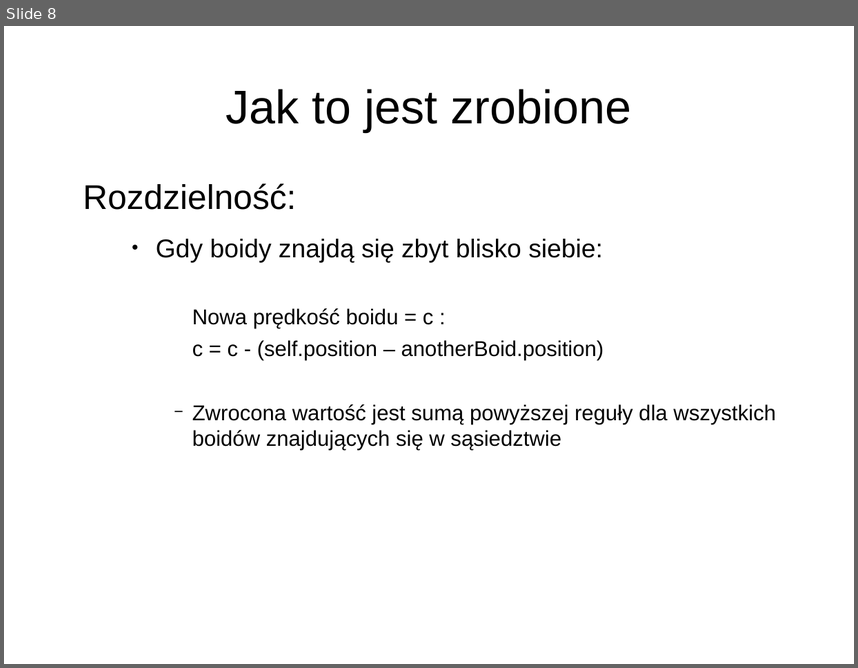
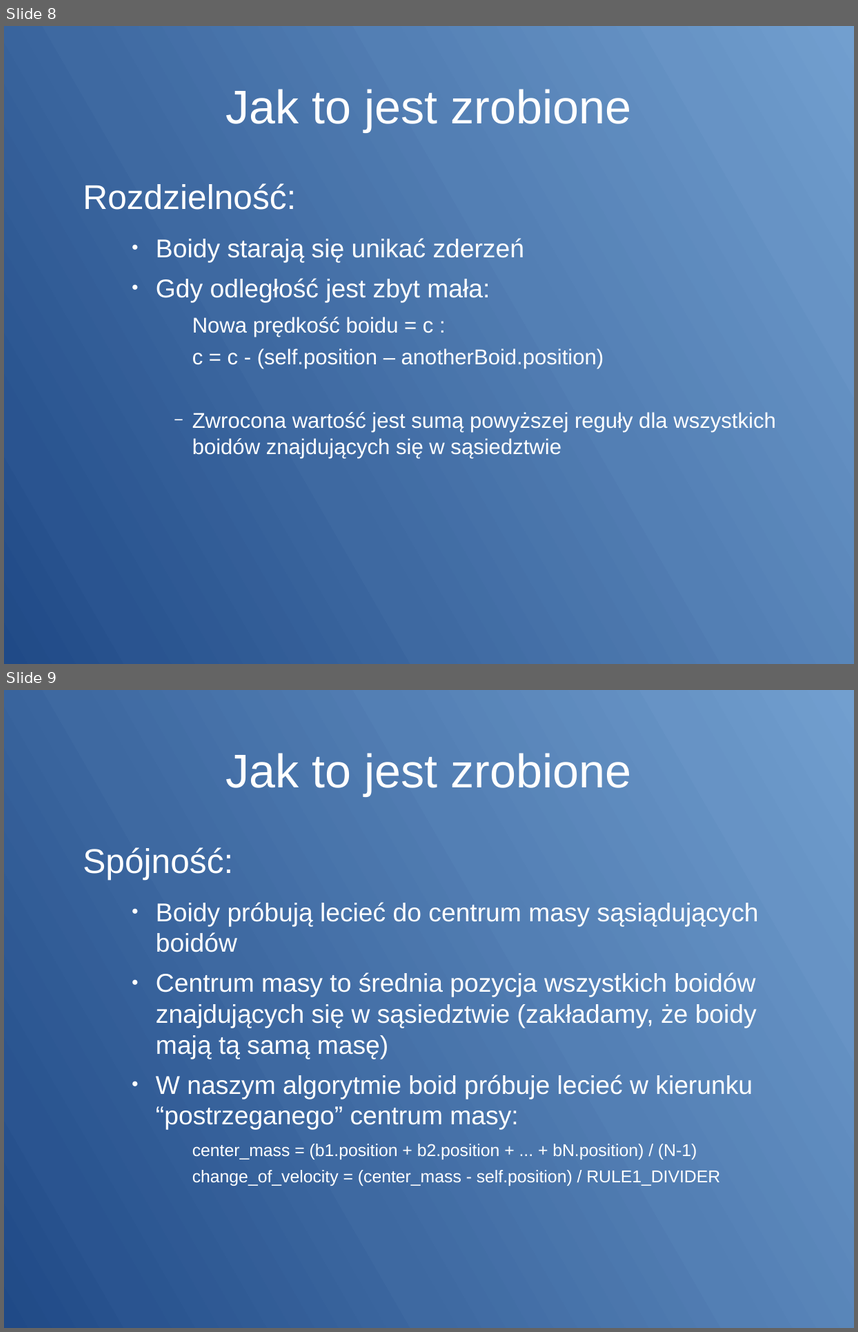
Before and after one commit to janwojcik5/HerdSimulation, a slide deck: Prezentacja.odp. Shown one above the other, each under a label of ours: slide 8 before the commit, slides 8 and 9 after it. The pictures are 858x668 and 858x1332 pixels, drawn with LibreOffice and Linux fonts; fonts in the diff are those of the drawing. Boxes give left, top, right and bottom in pixels: in the first picture for what was removed or moved away, otherwise in the second. Text is boxed around its words. In the diff, an @@ line names an element or a change of style, - is before the commit and + after.

```diff
--- a/Prezentacja.odp
+++ b/Prezentacja.odp
@@ slide 9 added at [4,690,854,1328], background gradient #729FCF to #709DCE to #6F9CCC to #6D9ACB to #6B98C9 to #6A97C8 @@
@@ title added at [225,753,631,796], 44 pt, text #FFFFFF @@
+Jak to jest zrobione
@@ text added at [83,847,759,1185], 24 pt, text #FFFFFF @@
+Spójność:
+    ● Boidy próbują lecieć do centrum masy sąsiądujących boidów
+    ● Centrum masy to średnia pozycja wszystkich boidów znajdujących się w sąsiedztwie (zakładamy, że boidy mają tą samą masę)
+    ● W naszym algorytmie boid próbuje lecieć w kierunku “postrzeganego” centrum masy:
+      center_mass = (b1.position + b2.position + ... + bN.position) / (N-1)
+      change_of_velocity = (center_mass - self.position) / RULE1_DIVIDER
@@ slide 8 changed as well @@
@@ background #FFFFFF to gradient #729FCF to #709DCE to #6F9CCC to #6D9ACB to #6B98C9 to #6A97C8 @@
@@ title "Jak to jest zrobione" at [225,89,631,132]: text colour #000000 to #FFFFFF @@
@@ text at [83,183,776,458]: text colour #000000 to #FFFFFF in "Rozdzielność:", "Nowa prędkość boidu = c :", "c = c - (self.position – anotherBoid.position)", "Zwrocona wartość jest sumą powyższej reguły dla ..."; bullet colour #000000 to #FFFFFF @@
@@ text at [156,238,525,302]: text changed; text colour #000000 to #FFFFFF @@
-    ● Gdy boidy znajdą się zbyt blisko siebie:
+    ● Boidy starają się unikać zderzeń
+    ● Gdy odległość jest zbyt mała:
```
Also in this commit, not shown: 7 other slides changed, 2 other slides added, 2 other files.
